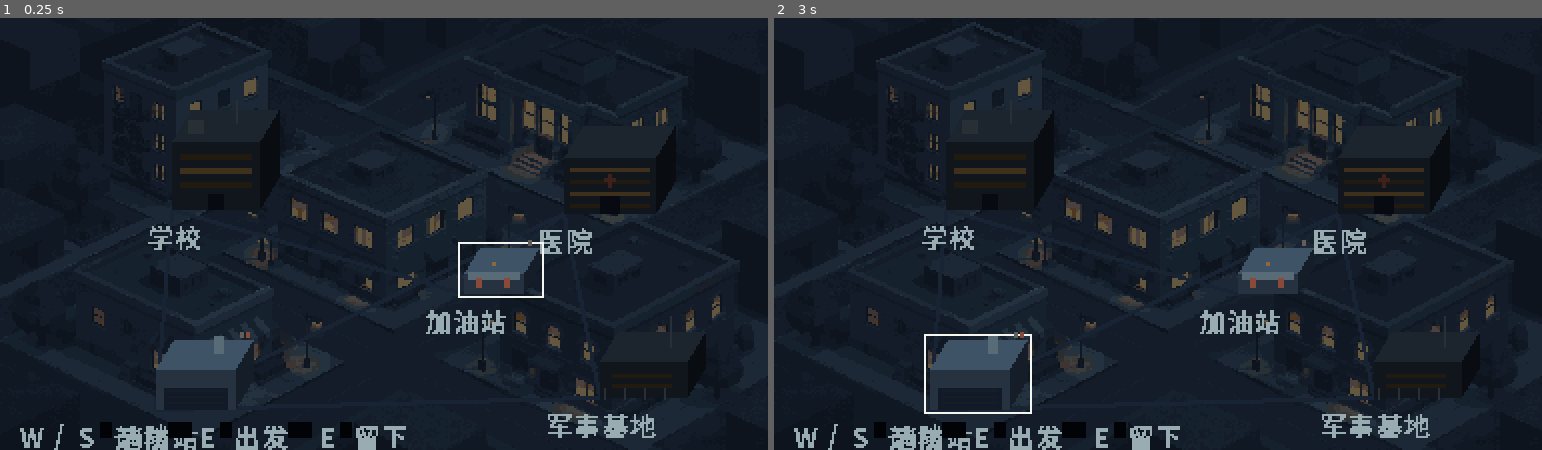
Above: before the commit, frames 1-2 (left to right).
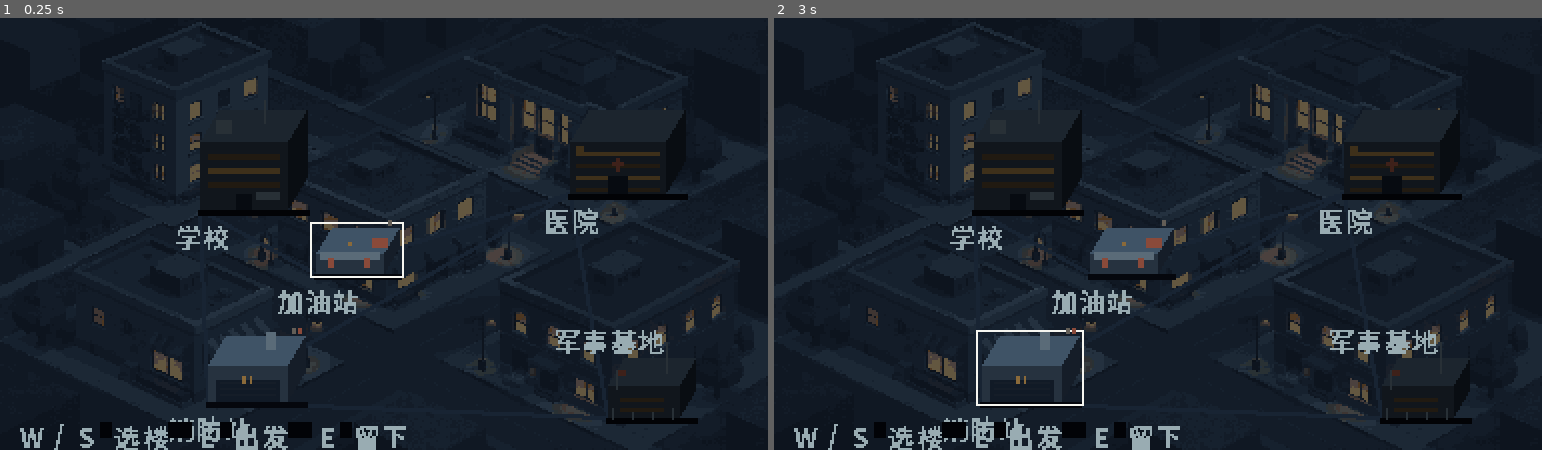
Above: after the commit, the same moments.

Repository: 42131-ship/residual-signal
Game: Godot game, scene res://game/scenes/travel_map.tscn
Two runs of this game, one before a commit and one after it. Both use one fixed random seed, a clock stepped at 60 frames per second and the inputs below. This scene is started directly instead of the project's main scene.
Inputs (mouse positions are in pixels of both pictures, inside the frame that each line leads up to):
- Up to frame 1 (0.25 s): no input
- Up to frame 2 (3 s): tap Enter at 0.5, 2.1 s; move the mouse to (1326, 212) at 0.52 s; hold D 0.53-1.28 s; tap Shift at 0.6 s; click (1326, 212) at 0.67 s; tap E (menu_confirm) at 1.25, 2, 2.75 s; move the mouse to (1004, 255) at 1.27 s; hold Escape (menu_back) 1.28-2.03 s; tap Ctrl at 1.35 s; move the mouse to (1234, 138) at 2.02 s; hold D 2.03-2.78 s; move the mouse to (1119, 320) at 2.77 s; hold W (menu_up) from 2.78 s (still down); tap V at 2.85 s; click (1119, 320) at 2.92 s

The runs differ from the first frame. In frame 1, 8.3% of the frame differs, in the area x 15-91%, y 21-100%; in frame 2, 8.3%.

Commit message:
feat(map): 楼位按窗户热点实测重摆 + 每栋楼加专属外观
位置校准（不再是猜的）：
- 按背景图暖色窗户热点 4 邻域聚类，得到五栋楼实测范围：
  左上 x60-140/y30-100、右上 x236-334/y30-84、中部 x120-196/y96-128、
  左下 x72-136/y152-192、右下 x278-330/y170-200
- 锚点改为 (100,96) (285,88) (158,128) (104,192) (304,200)
  原先加油站落在街上 (232,138)、消防站偏左 26px

外观细节（一眼能认）：
- 通用：底部接地阴影，让楼坐在街上
- 学校：三排教室窗 + 校牌 + 水塔 + 天线
- 医院：四排窗 + 红十字 + 急诊灯箱 + 大门
- 加油站：低矮雨棚 + 两个加油岛 + 顶灯 + 价格牌
- 消防站：宽卷帘门（3 道横条）+ 晾水塔 + 门号 01
- 军事基地：围栏 4 桩 + 天线杆 + 窄窗 + 旗杆旗帜
- 楼名垂直方向也做夹取（右下那栋原本会落到 216 以下）

TRAVEL_MAP_OK blocks=5 faces=3 shading=top>front>side depth_sort=ok roads=6
CORRIDOR_EXIT_OK / MENU_OK 均过

Diff:
--- a/data/travel/map_layout.json
+++ b/data/travel/map_layout.json
@@ -1,52 +1,52 @@
 {
   "schema": "map-layout.v1",
-  "note": "旅行图上五栋楼的锚点。at = 楼体正面底边中点（2.5D 里最容易对齐地面），size = 宽×进深，height = 高度。坐标对着 art/generated_candidates/maps/map_topdown.png 的楼位摆；调位置只改这个文件，不用碰代码。label_align = 楼名相对锚点的对齐（center 会按文字宽度居中并夹进视口）。",
+  "note": "旅行图上五栋楼的锚点。at = 楼体正面底边中点（2.5D 里最容易对齐地面），size = 宽×进深，height = 高度。坐标按 art/generated_candidates/maps/map_topdown.png 的窗户热点实测（2026-11-24）：左上高层 x60-140/y30-100、右上宽体 x236-334/y30-84、中部 x120-196/y96-128、左下 x72-136/y152-192、右下 x278-330/y170-200。调位置只改这个文件。",
   "view": [384, 216],
   "buildings": [
     {
       "id": "school",
-      "at": [86, 96],
+      "at": [100, 96],
       "size": [44, 16],
       "height": 34,
       "detail": "school",
       "label_align": "center",
-      "note": "左侧最高的那栋：水塔 + 天线 + 三排教室窗"
+      "note": "左上最高：水塔 + 天线 + 三排教室窗 + 校牌"
     },
     {
       "id": "hospital",
-      "at": [282, 98],
-      "size": [46, 16],
-      "height": 28,
+      "at": [285, 88],
+      "size": [48, 16],
+      "height": 26,
       "detail": "hospital",
       "label_align": "center",
-      "note": "右上方宽体：红十字牌 + 四排窗"
+      "note": "右上宽体：红十字 + 四排窗 + 急诊灯箱"
     },
     {
       "id": "gas_station",
-      "at": [232, 138],
-      "size": [30, 13],
+      "at": [158, 128],
+      "size": [34, 13],
       "height": 10,
       "detail": "gas_station",
       "label_align": "center",
-      "note": "中间低矮雨棚 + 两个加油岛"
+      "note": "中部低矮：雨棚 + 两个加油岛 + 价格牌"
     },
     {
       "id": "fire_station",
-      "at": [78, 196],
+      "at": [104, 192],
       "size": [40, 15],
-      "height": 20,
+      "height": 18,
       "detail": "fire_station",
       "label_align": "center",
-      "note": "左下方：宽卷帘门 + 晾水塔"
+      "note": "左下：宽卷帘门 + 晾水塔 + 门号 01"
     },
     {
       "id": "military_base",
-      "at": [300, 190],
-      "size": [44, 15],
-      "height": 18,
+      "at": [304, 200],
+      "size": [36, 14],
+      "height": 16,
       "detail": "military_base",
       "label_align": "center",
-      "note": "右下方：围栏 + 天线杆 + 窄窗"
+      "note": "右下：围栏 + 天线杆 + 窄窗 + 旗杆"
     }
   ]
 }
--- a/game/scenes/travel_map.gd
+++ b/game/scenes/travel_map.gd
@@ -179,6 +179,14 @@
 		node.name = "Block_%s" % id
 		node.position = at
 		add_child(node)
+
+		# 接地阴影：先加 = 画在最底下，让楼「坐」在街上而不是浮着。
+		var shadow := ColorRect.new()
+		shadow.name = "Shadow"
+		shadow.position = Vector2(-1, 0)
+		shadow.size = Vector2(size.x + size.y * 0.6 + 2, 3)
+		shadow.color = Color(0.02, 0.03, 0.05, 1.0)
+		node.add_child(shadow)
 
 		var front := Polygon2D.new()
 		front.name = "Front"
@@ -215,7 +223,7 @@
 	var made := 0
 	match detail:
 		"school":
-			# 三排教室窗 + 大门 + 屋顶水塔 + 天线
+			# 三排教室窗 + 大门 + 屋顶水塔 + 天线 + 校牌
 			for row in range(3):
 				var y := -height + 6.0 + row * 7.0
 				_rect(node, "Windows%d" % row, Vector2(4, y), Vector2(size.x - 8, 3), WINDOW if row == 1 else WINDOW_DIM)
@@ -223,9 +231,10 @@
 			_rect(node, "Door", Vector2(size.x * 0.5 - 4, -8), Vector2(8, 8), OPENING)
 			_rect(node, "Tank", Vector2(size.x * 0.18, -height - size.y * 0.7), Vector2(8, 7), METAL)
 			_rect(node, "Antenna", Vector2(size.x * 0.72, -height - size.y * 0.7 - 10), Vector2(1, 12), METAL)
-			made += 3
+			_rect(node, "Plaque", Vector2(size.x * 0.5 + 6, -9), Vector2(12, 4), METAL)
+			made += 4
 		"hospital":
-			# 四排窗 + 红十字牌 + 大门
+			# 四排窗 + 红十字 + 大门 + 急诊灯箱
 			for row in range(4):
 				var y := -height + 5.0 + row * 6.0
 				_rect(node, "Windows%d" % row, Vector2(3, y), Vector2(size.x - 6, 2), WINDOW_DIM if row % 2 else WINDOW)
@@ -233,24 +242,28 @@
 			_rect(node, "CrossV", Vector2(size.x * 0.5 - 1, -height + 8), Vector2(2, 7), SIGN)
 			_rect(node, "CrossH", Vector2(size.x * 0.5 - 3, -height + 10), Vector2(6, 2), SIGN)
 			_rect(node, "Door", Vector2(size.x * 0.5 - 5, -9), Vector2(10, 9), OPENING)
-			made += 3
+			_rect(node, "EmergencyLight", Vector2(3, -height + 2), Vector2(4, 3), WINDOW)
+			made += 4
 		"gas_station":
-			# 低矮雨棚 + 两个加油岛 + 顶灯
+			# 低矮雨棚 + 两个加油岛 + 顶灯 + 价格牌
 			_rect(node, "Canopy", Vector2(2, -height - 1), Vector2(size.x - 4, 4), METAL)
 			_rect(node, "Pump0", Vector2(6, -height + 2), Vector2(3, 5), SIGN)
 			_rect(node, "Pump1", Vector2(size.x - 10, -height + 2), Vector2(3, 5), SIGN)
 			_rect(node, "RoofLight", Vector2(size.x * 0.5 - 1, -height - size.y * 0.5), Vector2(2, 2), WINDOW)
-			made += 4
+			_rect(node, "PriceBoard", Vector2(size.x - 6, -height - 8), Vector2(8, 5), SIGN)
+			made += 5
 		"fire_station":
-			# 宽卷帘门 + 晾水塔
+			# 宽卷帘门 + 晾水塔 + 门号 01
 			_rect(node, "Garage", Vector2(4, -11), Vector2(size.x - 8, 11), OPENING)
 			for bar in range(3):
 				_rect(node, "GarageBar%d" % bar, Vector2(6, -10 + bar * 3), Vector2(size.x - 12, 1), SIDE_FACE)
 				made += 1
 			_rect(node, "HoseTower", Vector2(size.x * 0.72, -height - size.y * 0.6 - 8), Vector2(5, 9), METAL)
-			made += 2
+			_rect(node, "Number0", Vector2(size.x * 0.5 - 3, -height + 5), Vector2(2, 4), WINDOW)
+			_rect(node, "Number1", Vector2(size.x * 0.5 + 1, -height + 5), Vector2(1, 4), WINDOW)
+			made += 4
 		"military_base":
-			# 围栏 + 天线杆 + 两排窄窗
+			# 围栏 + 天线杆 + 两排窄窗 + 旗杆
 			for post in range(4):
 				_rect(node, "Fence%d" % post, Vector2(2 + post * 10, -5), Vector2(1, 6), METAL)
 				made += 1
@@ -258,6 +271,9 @@
 			for row in range(2):
 				_rect(node, "Windows%d" % row, Vector2(6, -height + 6 + row * 5), Vector2(size.x - 14, 2), WINDOW_DIM)
 				made += 1
+			_rect(node, "FlagPole", Vector2(4, -height - 8), Vector2(1, 10), METAL)
+			_rect(node, "Flag", Vector2(5, -height - 8), Vector2(4, 3), SIGN)
+			made += 2
 		_:
 			return 0
 	return made
@@ -272,16 +288,21 @@
 	parent.add_child(rect)
 
 
-## 楼名：居中并按文字宽度夹进视口，绝不被裁断。
+## 楼名：水平居中并按文字宽度夹进视口；垂直方向若放不下就翻到楼顶上，绝不被裁断。
 func _build_labels() -> void:
 	for id: String in BLOCKS:
 		var spec: Dictionary = BLOCKS[id]
 		var at: Vector2 = spec["at"]
+		var height: float = spec["height"]
+		var depth: float = (spec["size"] as Vector2).y
 		var text := _travel.label_of(id)
 		var width := PixelFont.width_of(text)
-		var x := at.x - width * 0.5
-		x = clampf(x, 4.0, float(VIEW.x) - width - 4.0)
-		PixelFont.draw(self, text, Vector2(x, at.y + 6), LABEL)
+		var x := clampf(at.x - width * 0.5, 4.0, float(VIEW.x) - width - 4.0)
+		var y := at.y + 6.0
+		if y + 14.0 > float(VIEW.y) - 2.0:
+			# 底下放不下就翻到楼顶上方（这一段永远在视口上半部，不会再溢出）
+			y = clampf(at.y - height - depth - 16.0, 2.0, float(VIEW.y) - 16.0)
+		PixelFont.draw(self, text, Vector2(x, y), LABEL)
 
 
 ## 走廊把「现在在哪栋、还有多少燃料、今天去过哪」告诉地图；地图自己算可去哪几栋。
--- a/game/tests/travel_map.gd
+++ b/game/tests/travel_map.gd
@@ -170,8 +170,14 @@
 		var width := PixelFont.width_of(label)
 		var spec: Dictionary = _map.BLOCKS[id]
 		var at: Vector2 = spec["at"]
+		var height: float = spec["height"]
+		var depth: float = (spec["size"] as Vector2).y
 		var x := clampf(at.x - width * 0.5, 4.0, 384.0 - width - 4.0)
 		_check(x >= 4.0 and x + width <= 380.0, "%s label overflows: x=%.1f w=%d" % [id, x, width])
+		var y := at.y + 6.0
+		if y + 14.0 > 214.0:
+			y = clampf(at.y - height - depth - 16.0, 2.0, 200.0)
+		_check(y >= 2.0 and y + 14.0 <= 216.0, "%s label vertical overflow: y=%.1f" % [id, y])
 		_check(width > 0, "%s has no label" % id)
 
 	_map.setup("school", 0)
Binary file changed: design/previews/CORRIDOR-EXIT_map.png
Binary file changed: design/previews/MAP_LAYOUT_probe.png
Binary file changed: design/previews/MAP_topdown.png
